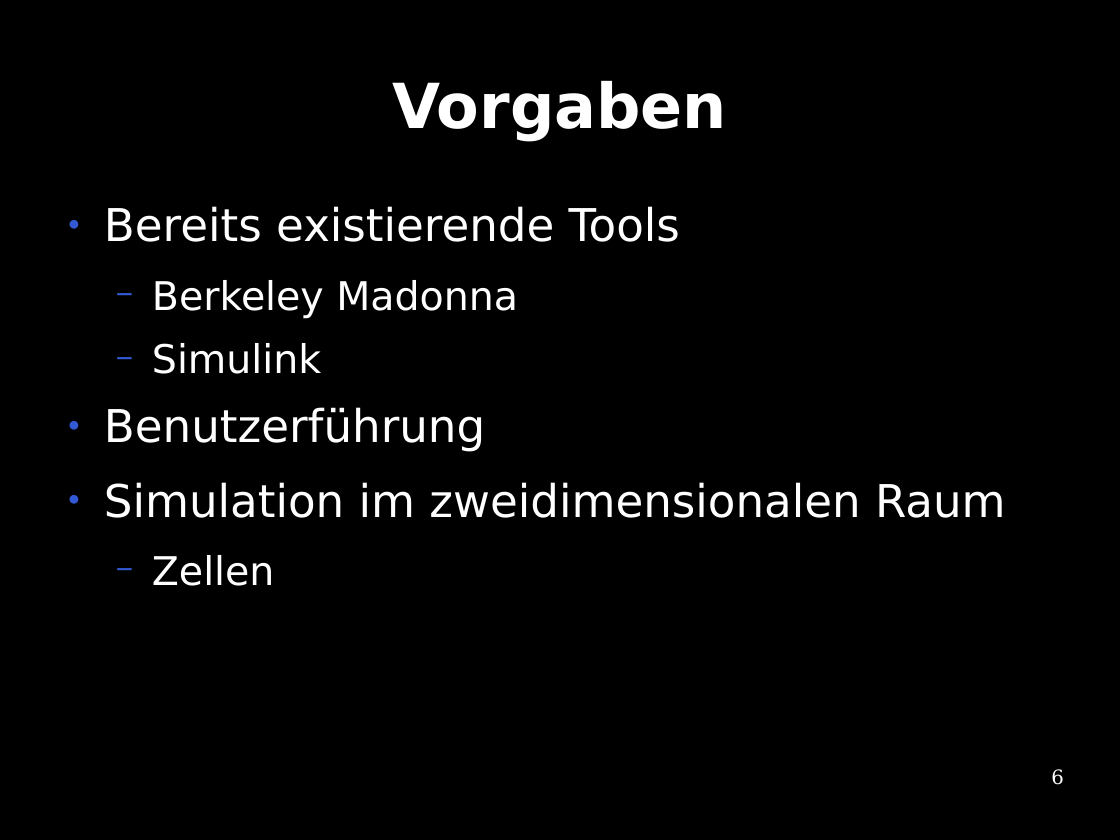
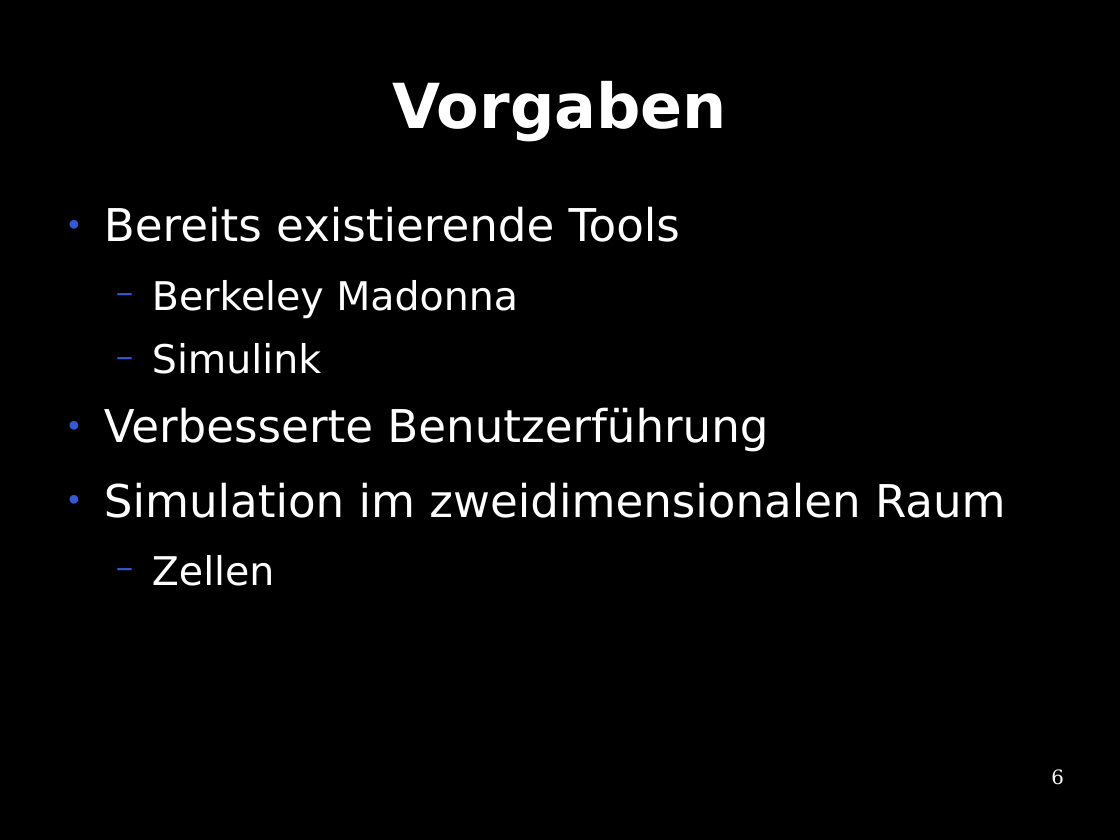
Before and after one commit to te-bachi/SimulationDoc, a slide deck: slide 6 of praesentation/Praesentation.odp. Drawn at 1120x840 pixels with LibreOffice and Linux fonts; fonts in the diff are those of the drawing. Boxes give left, top, right and bottom in pixels: in the first picture for what was removed or moved away, otherwise in the second. Text is boxed around its words. In the diff, an @@ line names an element or a change of style, - is before the commit and + after.

```diff
--- a/praesentation/Praesentation.odp
+++ b/praesentation/Praesentation.odp
@@ text at (104,407,768,452): text changed @@
-● Benutzerführung
+● Verbesserte Benutzerführung
```
Also in this commit, not shown: 1 other slide changed.
